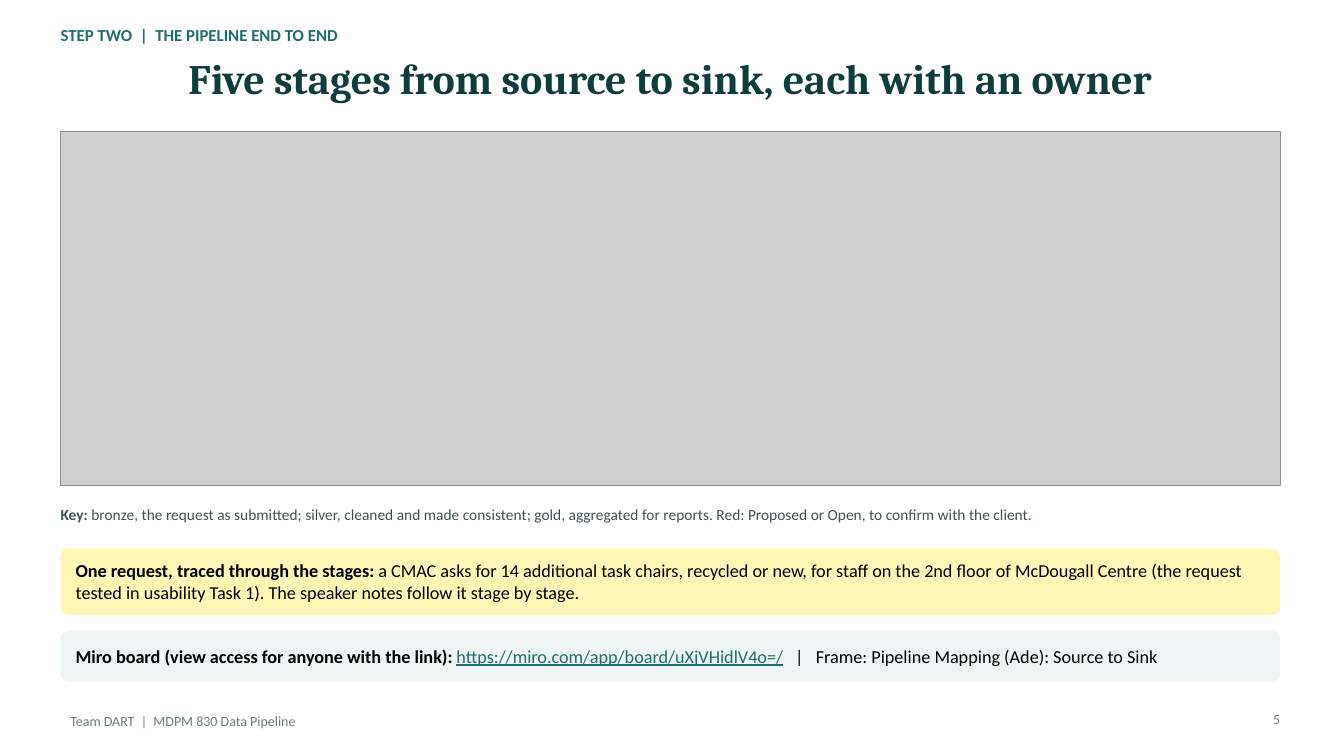
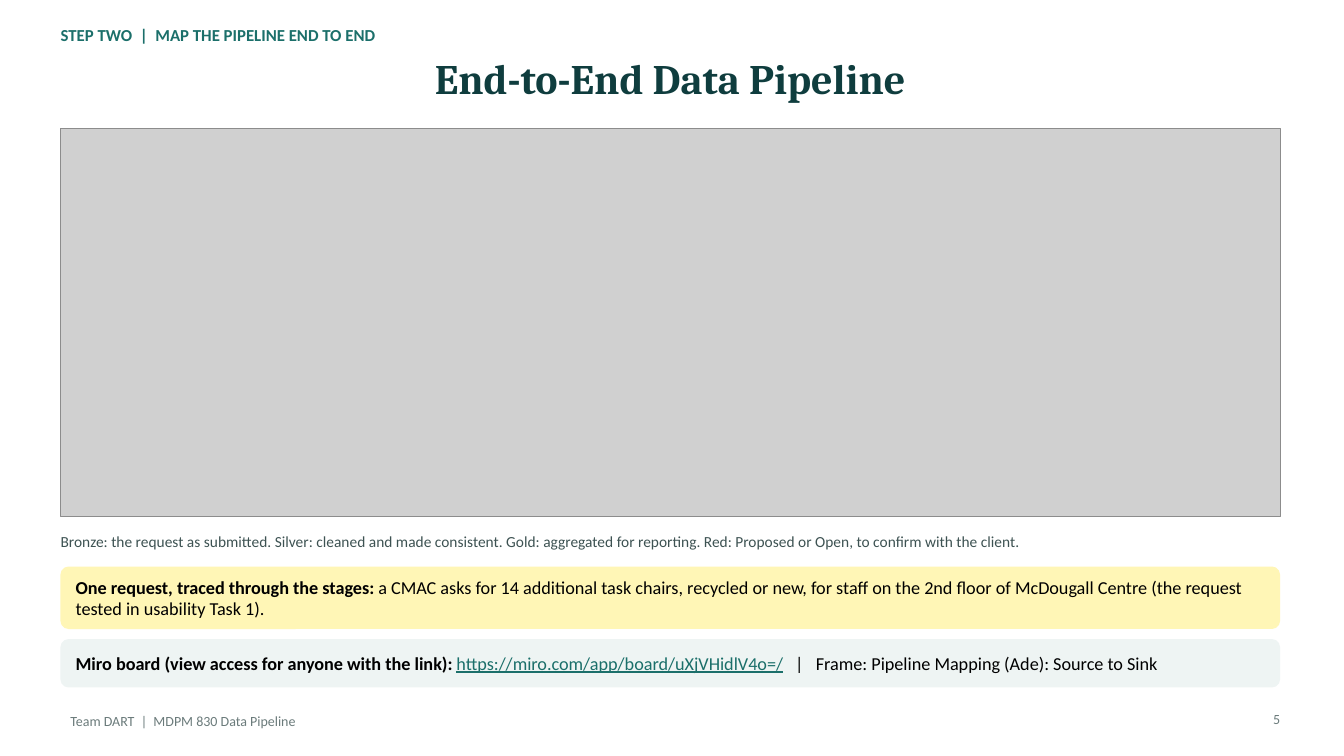
Before and after one commit to teminicrownpro-max/Adekunle-Adeniji, a slide deck: slide 5 of MDPM 830/Data Pipeline/TeamDART_MDPM830_Data_Pipeline_Team_Ade_slides_updated.pptx. Drawn at 1344x756 pixels with LibreOffice and Linux fonts; fonts in the diff are those of the drawing; grey boxes stand for pictures. Boxes give left, top, right and bottom in pixels: in the first picture for what was removed or moved away, otherwise in the second. Text is boxed around its words. In the diff, an @@ line names an element or a change of style, - is before the commit and + after.

```diff
--- a/MDPM 830/Data Pipeline/TeamDART_MDPM830_Data_Pipeline_Team_Ade_slides_updated.pptx
+++ b/MDPM 830/Data Pipeline/TeamDART_MDPM830_Data_Pipeline_Team_Ade_slides_updated.pptx
@@ text at [61,30,375,41]: text changed @@
-STEP TWO | THE PIPELINE END TO END
+STEP TWO | MAP THE PIPELINE END TO END
@@ title at [435,65,905,103]: text changed @@
-Five stages from source to sink, each with an owner
+End-to-End Data Pipeline
@@ picture: place and size @@
-picture at [60,131,1280,486]
+picture at [60,129,1280,516]
@@ text at [61,536,1019,550]: text changed @@
-Key: bronze, the request as submitted; silver, cleaned and made consistent; gold, aggregated for reports. Red: Proposed or Open, to confirm with the client.
+Bronze: the request as submitted. Silver: cleaned and made consistent. Gold: aggregated for reporting. Red: Proposed or Open, to confirm with the client.
@@ rounded rectangle at [60,567,1280,629]: proportions changed @@
@@ rounded rectangle: place and size @@
-rounded rectangle at [60,548,1280,615]
+rounded rectangle at [60,567,1280,629]
@@ text at [76,581,1242,618]: text changed @@
-One request, traced through the stages: a CMAC asks for 14 additional task chairs, recycled or new, for staff on the 2nd floor of McDougall Centre (the request tested in usability Task 1). The speaker notes follow it stage by stage.
+One request, traced through the stages: a CMAC asks for 14 additional task chairs, recycled or new, for staff on the 2nd floor of McDougall Centre (the request tested in usability Task 1).
@@ rounded rectangle: place and size @@
-rounded rectangle at [60,631,1280,682]
+rounded rectangle at [60,639,1280,688]
@@ rounded rectangle at [60,639,1280,688]: proportions changed @@
@@ text "Miro board (view access for ...": place and size @@
-text "Miro board (view access for ..." at [76,649,1157,666]
+text "Miro board (view access for ..." at [76,656,1157,673]
```
Also in this commit, not shown: 1 other slide changed, 4 other files.
